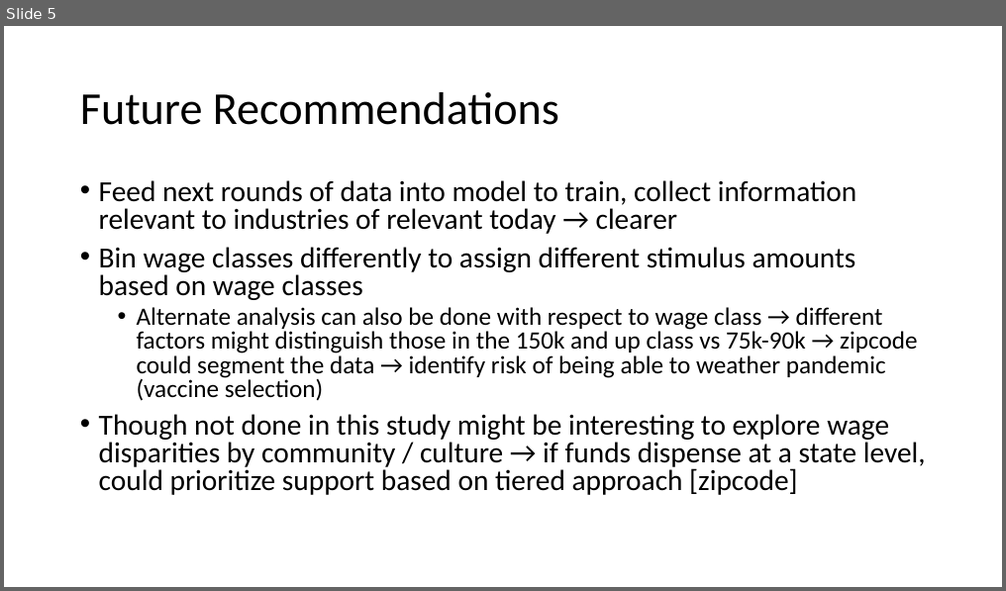
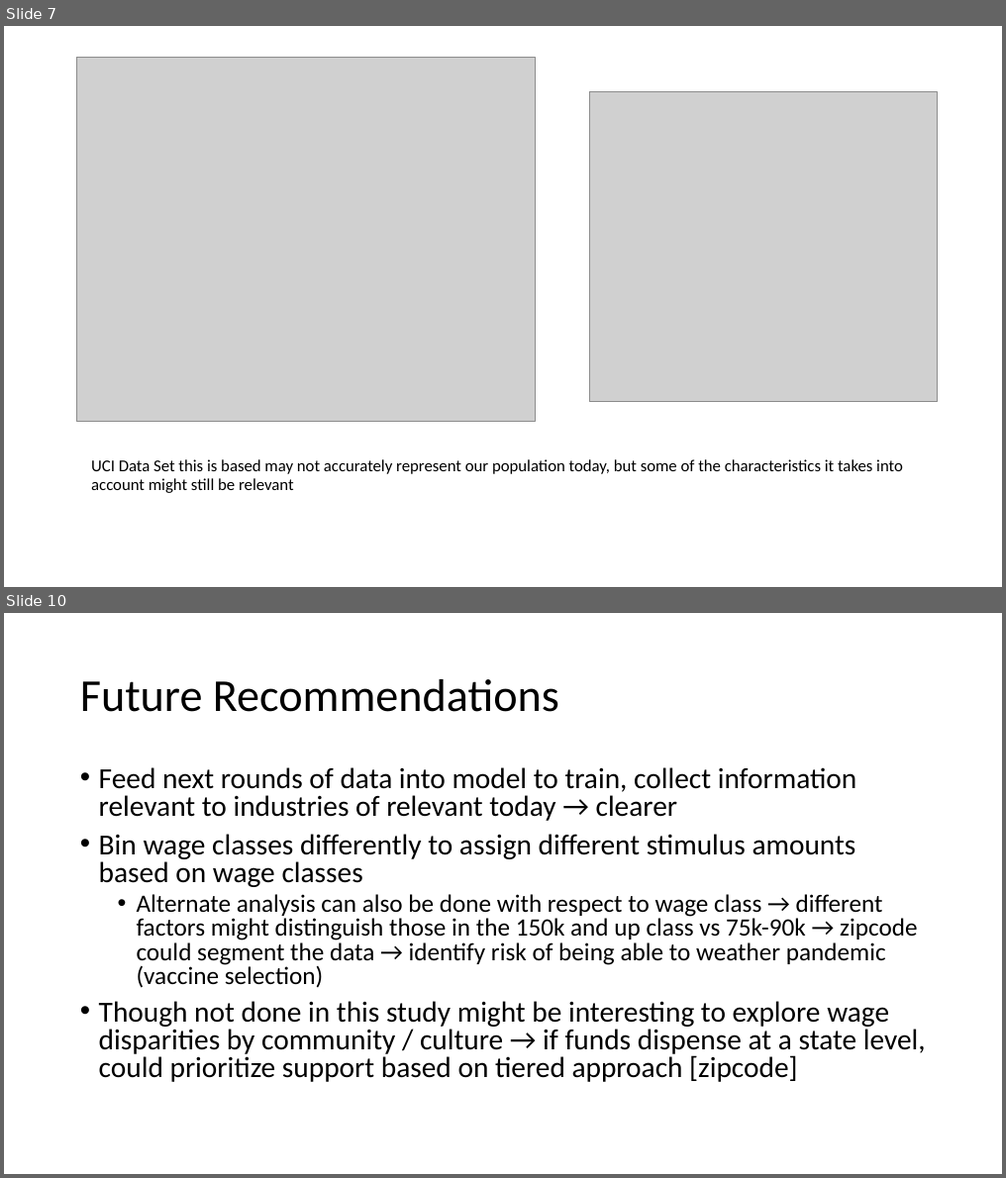
Before and after one commit to scottlou/gitStash_lab, a slide deck: MOD3/Mod3_FinalProject/Mod3Project.pptx. Shown one above the other, each under a label of ours: slide 5 before the commit, slides 7 and 10 after it; the slides between them are not shown. The pictures are 1006x591 and 1006x1178 pixels, drawn with LibreOffice and Linux fonts; fonts in the diff are those of the drawing; grey boxes stand for pictures. Boxes give left, top, right and bottom in pixels: in the first picture for what was removed or moved away, otherwise in the second. Text is boxed around its words. In the diff, an @@ line names an element or a change of style, - is before the commit and + after.

```diff
--- a/MOD3/Mod3_FinalProject/Mod3Project.pptx
+++ b/MOD3/Mod3_FinalProject/Mod3Project.pptx
@@ slide 7 added at [4, 26, 1002, 587], background #FFFFFF @@
@@ picture added at [76, 58, 536, 422] @@
@@ picture added at [589, 92, 938, 402] @@
@@ title added at [91, 460, 903, 493], 16 pt, text #000000 @@
+UCI Data Set this is based may not accurately represent our population today, but some of the characteristics it takes into account might still be relevant
@@ what was slide 5 is now slide 10 @@
```
Also in this commit, not shown: 3 slides changed, 7 other slides added, 1 slide removed, 38 other files.
